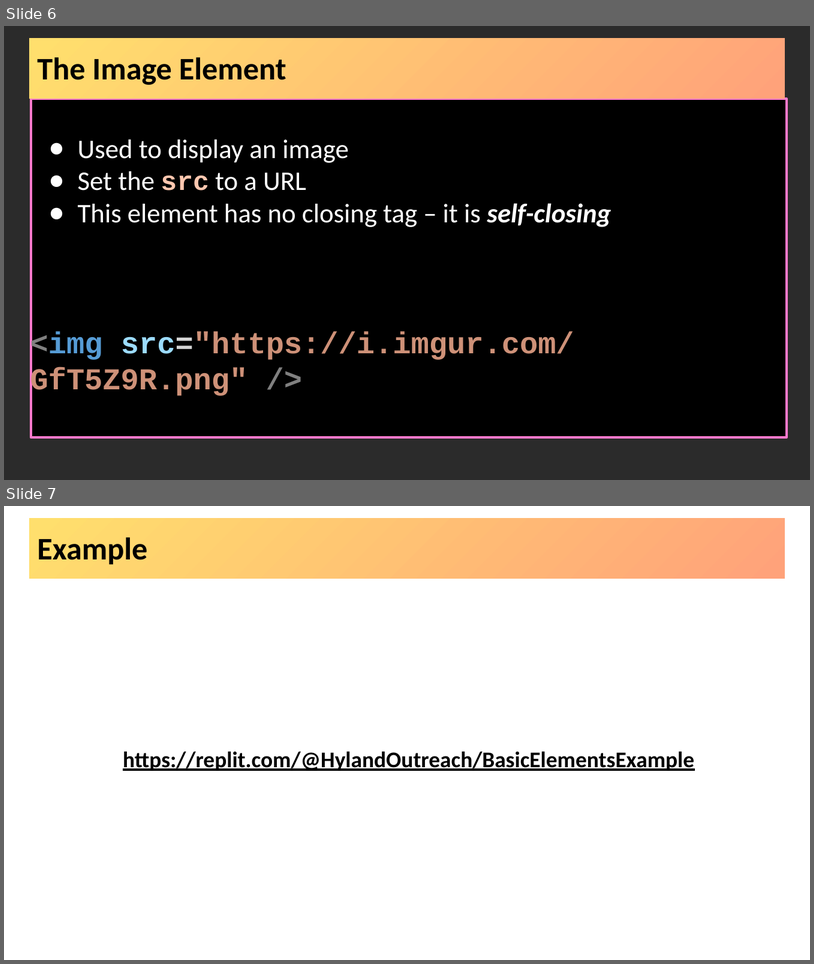
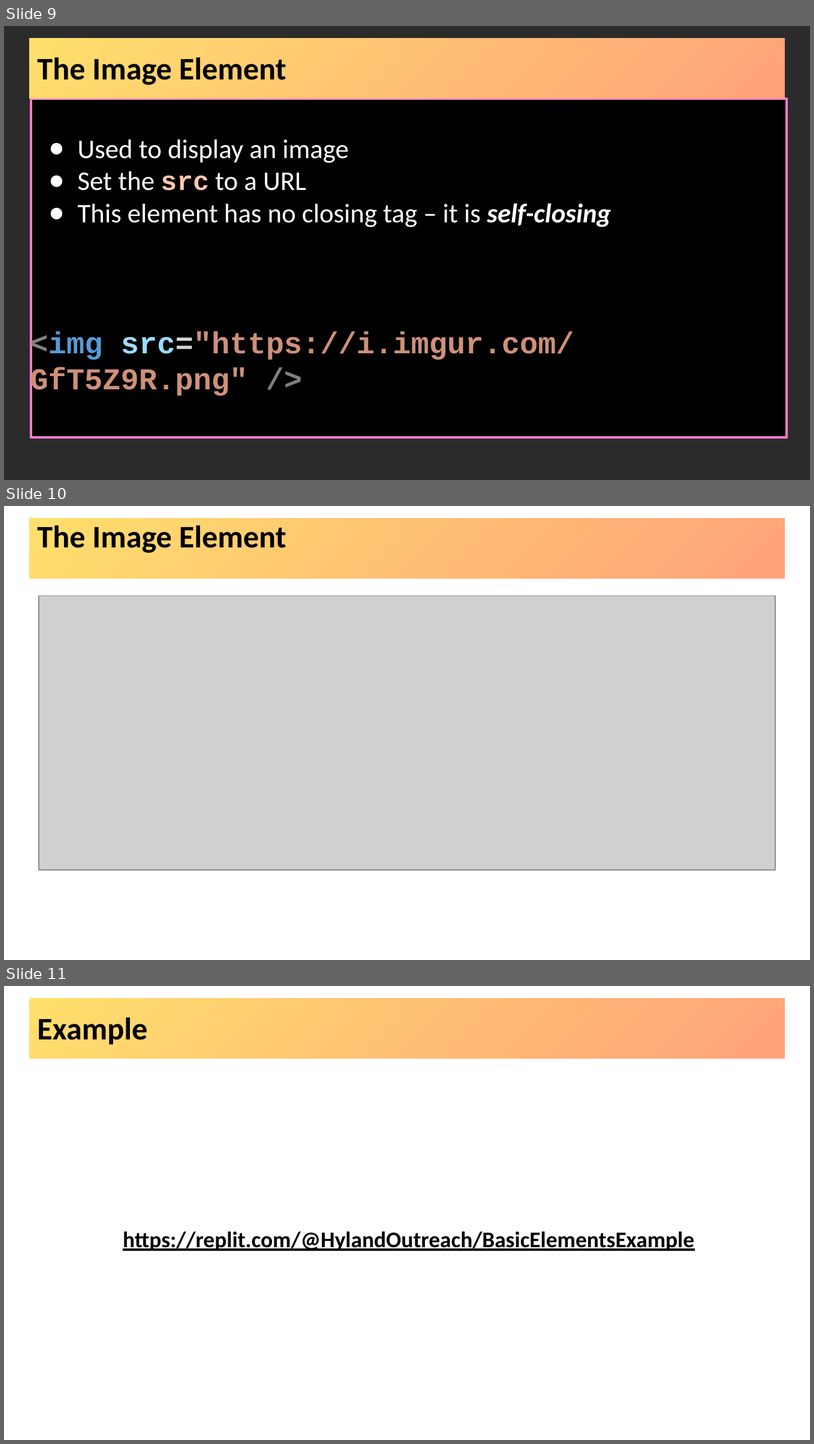
Before and after one commit to hytechclub/web-101, a slide deck: Week02/BasicHtmlElements.pptx. Shown one above the other, each under a label of ours: slides 6 and 7 before the commit, slides 9, 10 and 11 after it. The pictures are 814x964 and 814x1444 pixels, drawn with LibreOffice and Linux fonts; fonts in the diff are those of the drawing; grey boxes stand for pictures; background and template pictures are left out; a plain dark background stands for a picture behind light text. Boxes give left, top, right and bottom in pixels: in the first picture for what was removed or moved away, otherwise in the second. Text is boxed around its words. In the diff, an @@ line names an element or a change of style, - is before the commit and + after.

```diff
--- a/Week02/BasicHtmlElements.pptx
+++ b/Week02/BasicHtmlElements.pptx
@@ slide 10 added at <box>4,506,810,960</box>, background picture (left out) @@
@@ title added at <box>29,518,785,579</box>, fill gradient #FFDF6D to #FFA27A, 28 pt, text #000000, bold @@
+The Image Element
@@ picture added at <box>39,595,776,870</box> @@
@@ what was slide 6 is now slide 9 @@
@@ what was slide 7 is now slide 11 @@
```
Also in this commit, not shown: 3 other slides added, 50 other files.
